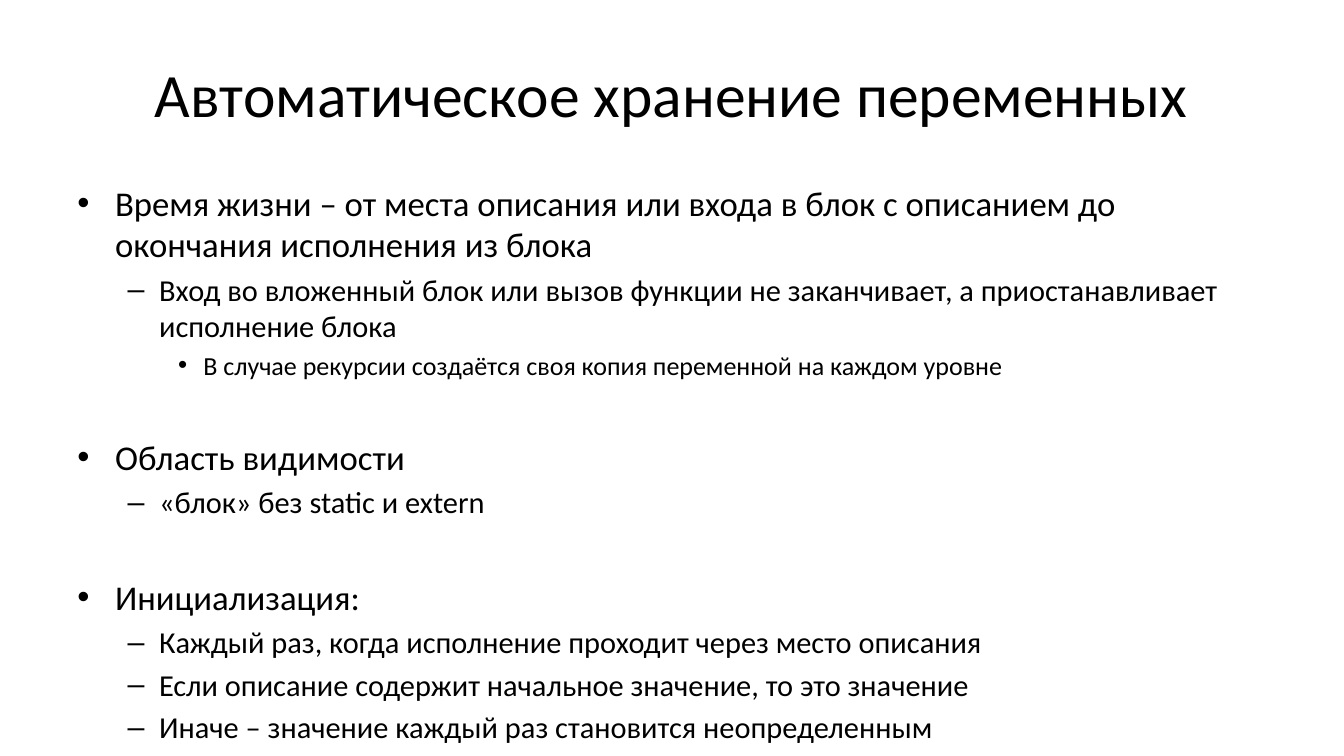
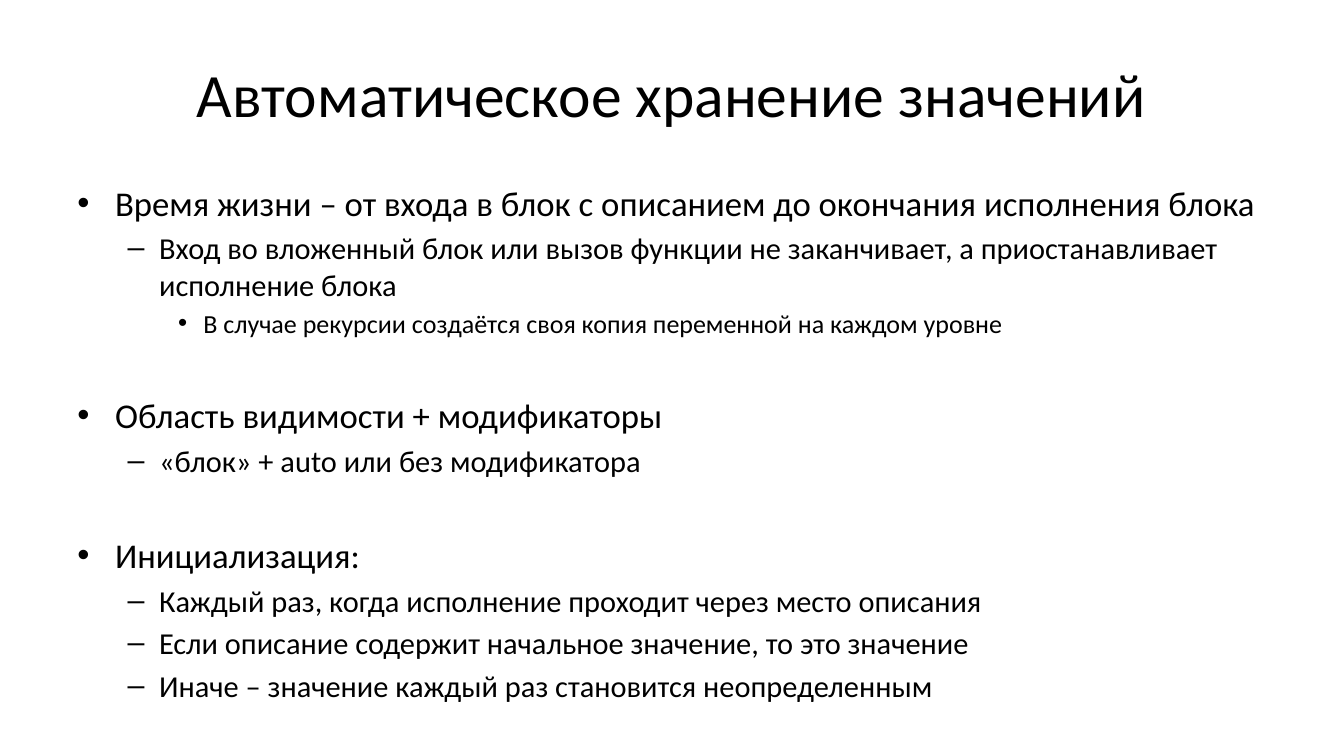
Before and after one commit to Evgueni-Petrov-aka-espetrov/Algorithms-and-Programming-in-C-pptx, a slide deck: slide 109 of 02.75 Лексика и концепции языка Си.pptx (slide 117 before the commit). Drawn at 1344x756 pixels with LibreOffice and Linux fonts; fonts in the diff are those of the drawing. Boxes give left, top, right and bottom in pixels: in the first picture for what was removed or moved away, otherwise in the second. Text is boxed around its words. In the diff, an @@ line names an element or a change of style, - is before the commit and + after.

Commit message:
добавил про динамическое хранение; упорядочил по частотности; добавил пример про области видимости и картинку про стек, кучу и т.п.

```diff
--- a/02.75 Лексика и концепции языка Си.pptx
+++ b/02.75 Лексика и концепции языка Си.pptx
@@ title at <box>197,75,1145,127</box>: text changed @@
-Автоматическое хранение переменных
+Автоматическое хранение значений
@@ text at <box>115,192,1254,222</box>: text changed @@
-• Время жизни – от места описания или входа в блок с описанием до окончания исполнения из блока
+• Время жизни – от входа в блок с описанием до окончания исполнения блока
@@ text at <box>115,404,662,477</box>: text changed; size 21.7 to 24.8 pt @@
-• Область видимости
-  – «блок» без static и extern
+• Область видимости + модификаторы
+  – «блок» + auto или без модификатора
```
Also in this commit, not shown: 31 other slides changed, 6 slides added.
